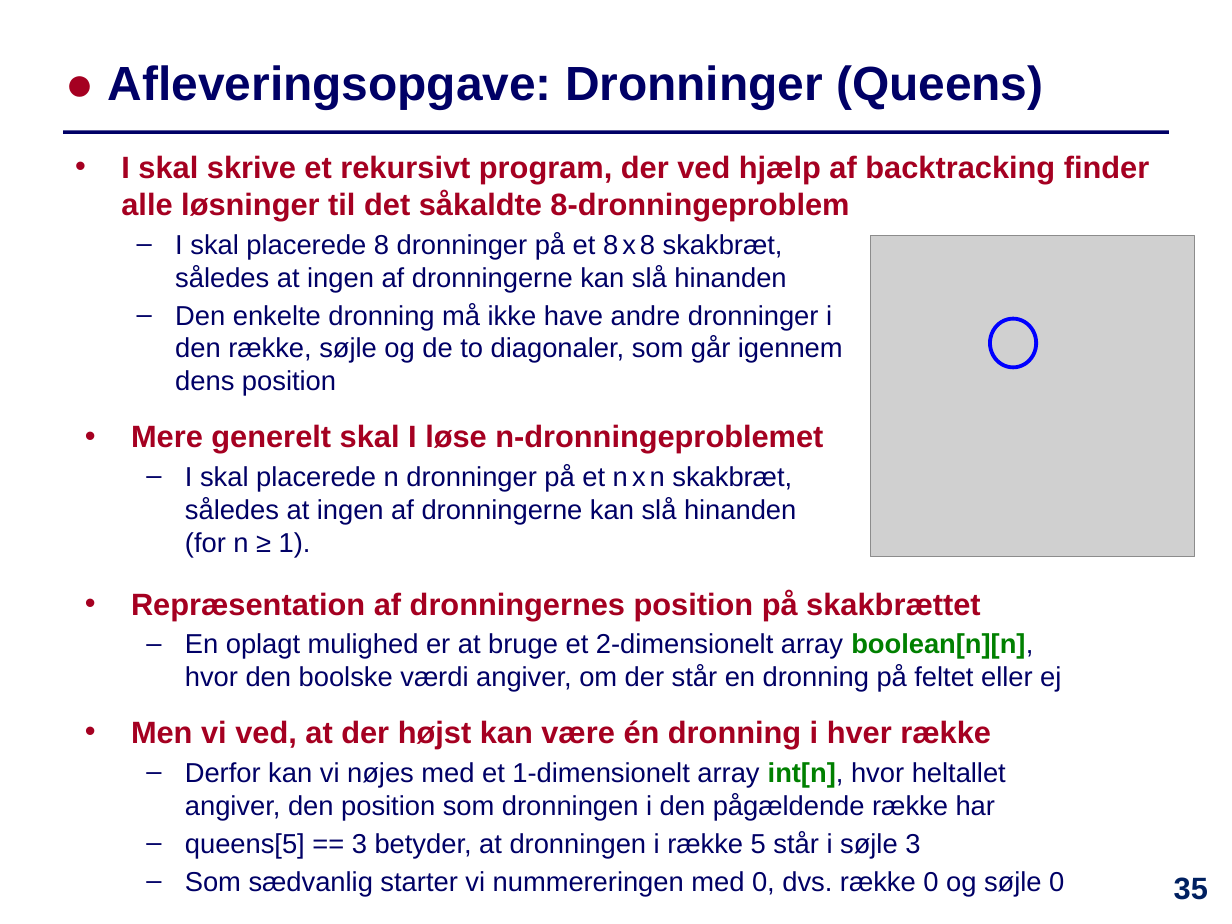
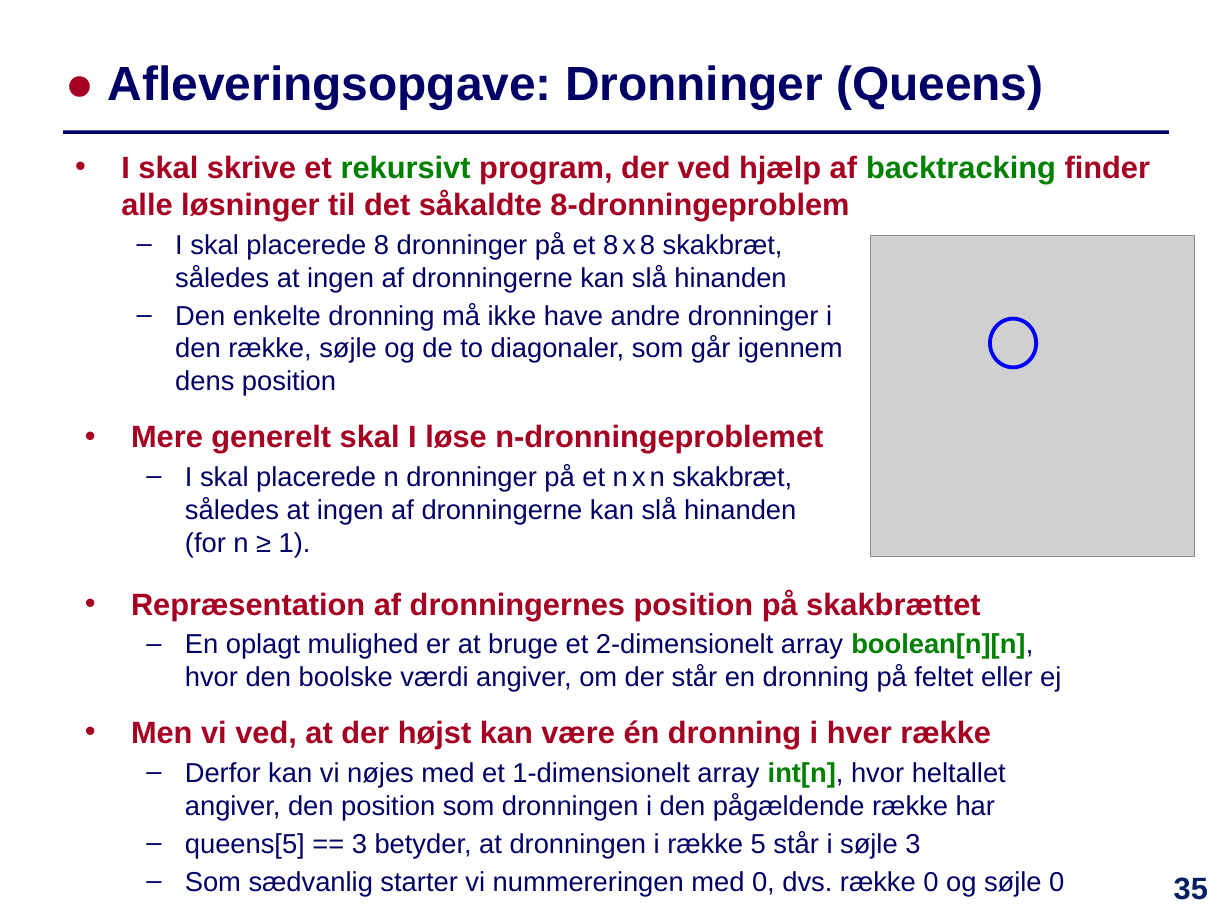
Before and after one commit to IntProgAU/Materiale, a slide deck: slide 35 of web/e23/uge_9/Slides-Uge9.pptx. Drawn at 1232x924 pixels with LibreOffice and Linux fonts; fonts in the diff are those of the drawing; grey boxes stand for pictures. Boxes give left, top, right and bottom in pixels: in the first picture for what was removed or moved away, otherwise in the second. Text is boxed around its words. In the diff, an @@ line names an element or a change of style, - is before the commit and + after.

```diff
--- a/web/e23/uge_9/Slides-Uge9.pptx
+++ b/web/e23/uge_9/Slides-Uge9.pptx
@@ text at <box>121,155,1150,221</box>: text colour #A50021 to #008000 in "rekursivt backtracking" @@
```
Also in this commit, not shown: 8 other slides changed, 1 other file.
